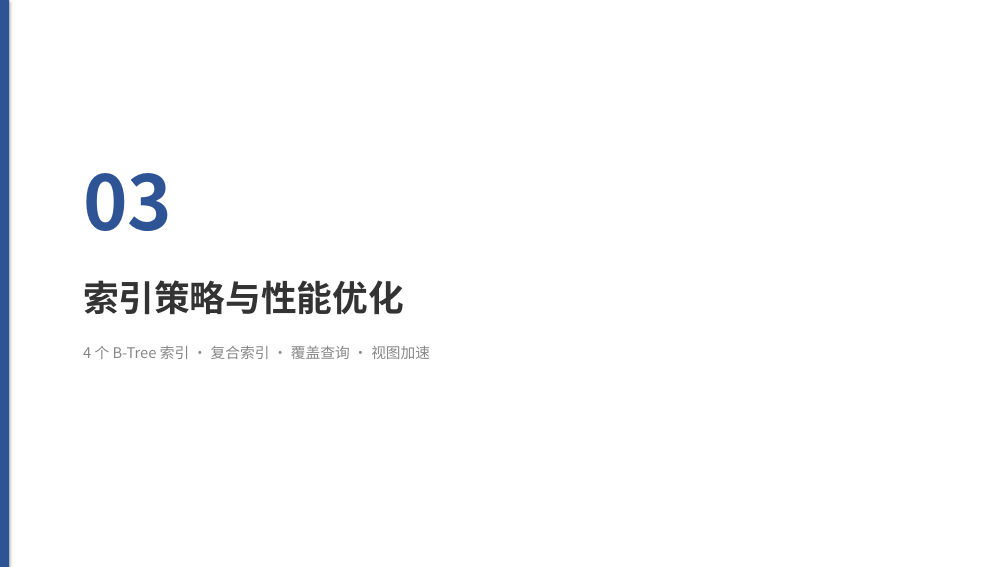
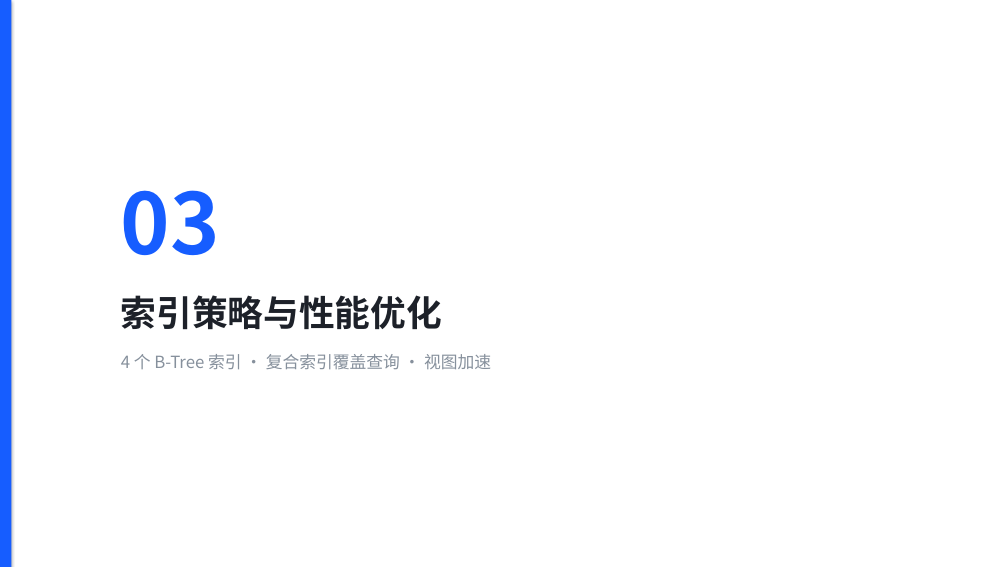
Before and after one commit to sou1maker/database, a slide deck: slide 16 of 校园外卖两段式配送系统_答辩汇报.pptx (slide 15 before the commit). Drawn at 1008x567 pixels with LibreOffice and Linux fonts; fonts in the diff are those of the drawing. Boxes give left, top, right and bottom in pixels: in the first picture for what was removed or moved away, otherwise in the second. Text is boxed around its words. In the diff, an @@ line names an element or a change of style, - is before the commit and + after.

```diff
--- a/校园外卖两段式配送系统_答辩汇报.pptx
+++ b/校园外卖两段式配送系统_答辩汇报.pptx
@@ rectangle at (x1=0, y1=0, x2=11, y2=567): fill #2F5496 to #165DFF @@
@@ text "03" moved from (x1=83, y1=173, x2=172, y2=231) to (x1=121, y1=190, x2=220, y2=255) @@
@@ text "03" at (x1=121, y1=190, x2=220, y2=255): size 72 to 80 pt, text colour #2F5496 to #165DFF @@
@@ text "索引策略与性能优化" moved from (x1=83, y1=280, x2=404, y2=315) to (x1=121, y1=295, x2=442, y2=330) @@
@@ text "索引策略与性能优化" at (x1=121, y1=295, x2=442, y2=330): text colour #333333 to #1D2129 @@
@@ text at (x1=121, y1=354, x2=491, y2=370): text changed; size 14 to 16 pt; text colour #888888 to #86909C @@
-4 个 B-Tree 索引 · 复合索引 · 覆盖查询 · 视图加速
+4 个 B-Tree 索引 · 复合索引覆盖查询 · 视图加速
```
Also in this commit, not shown: 32 other slides changed, 14 slides added, 9 slides removed, 1 other file.
